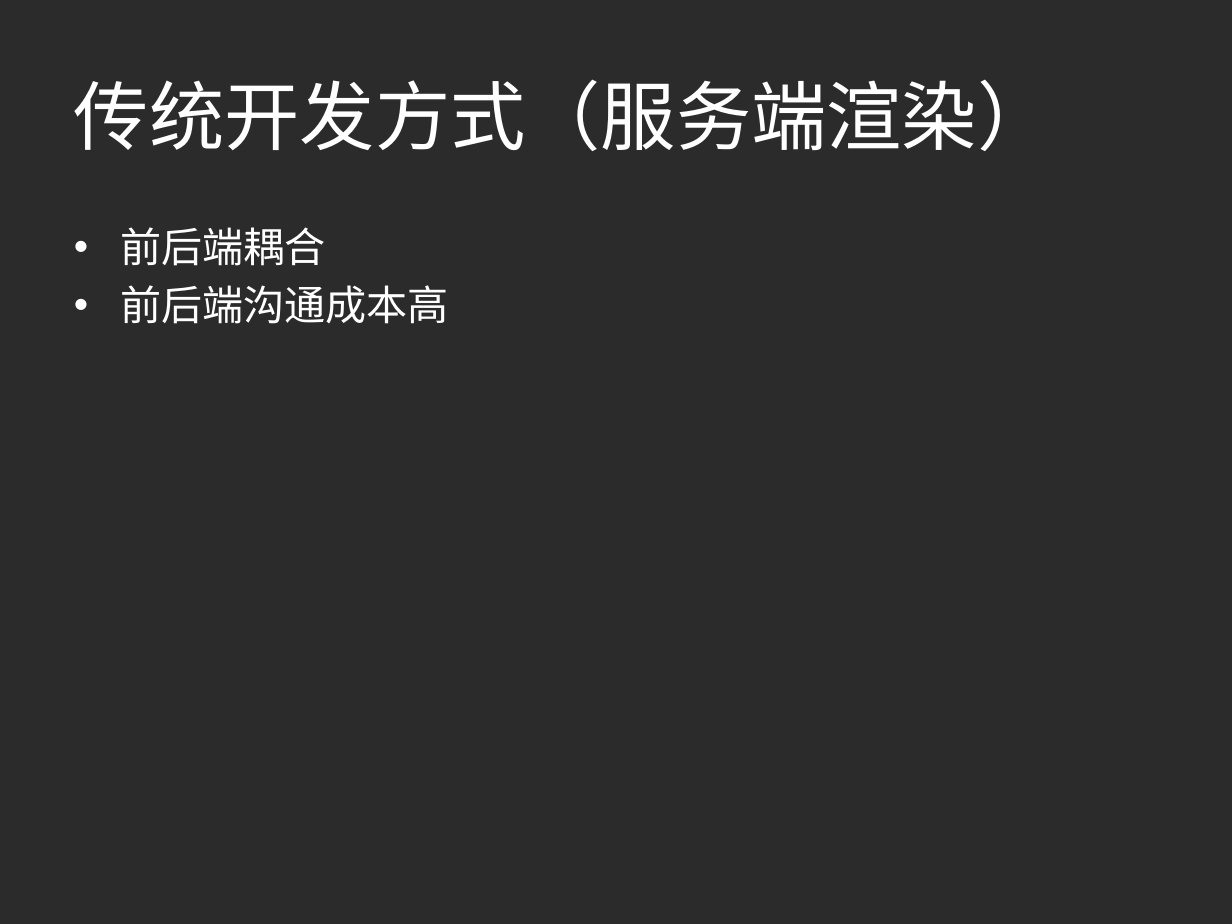
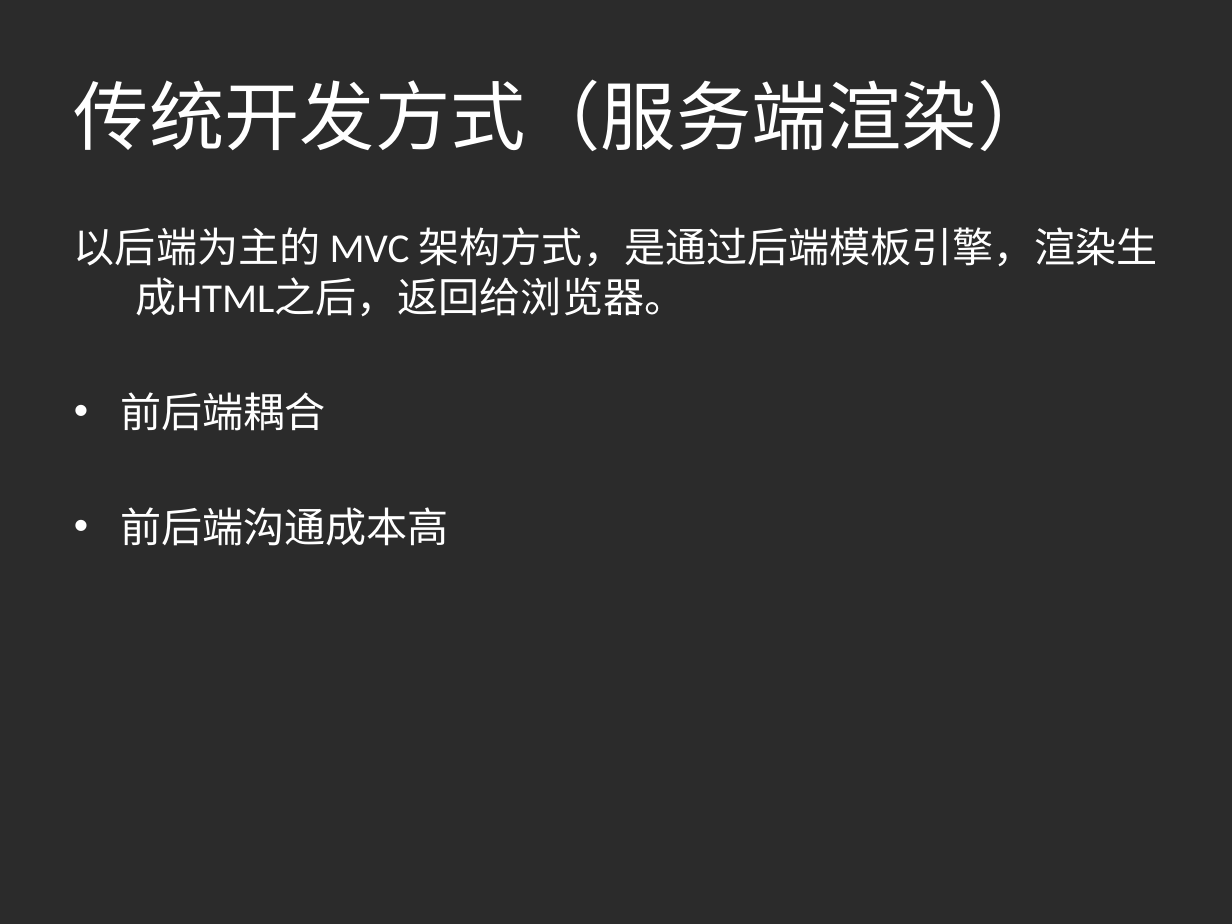
Before and after one commit to SunshowerC/ppts, a slide deck: slide 7 of markdown/publish3.pptx. Drawn at 1232x924 pixels with LibreOffice and Linux fonts; fonts in the diff are those of the drawing; background and template pictures are left out; a plain dark background stands for a picture behind light text. Boxes give left, top, right and bottom in pixels: in the first picture for what was removed or moved away, otherwise in the second. Text is boxed around its words. In the diff, an @@ line names an element or a change of style, - is before the commit and + after.

```diff
--- a/markdown/publish3.pptx
+++ b/markdown/publish3.pptx
@@ text at [74,227,1158,316]: paragraph added @@
+以后端为主的 MVC 架构方式，是通过后端模板引擎，渲染生成HTML之后，返回给浏览器。
```
Also in this commit, not shown: 3 other slides changed, 4 other files.
